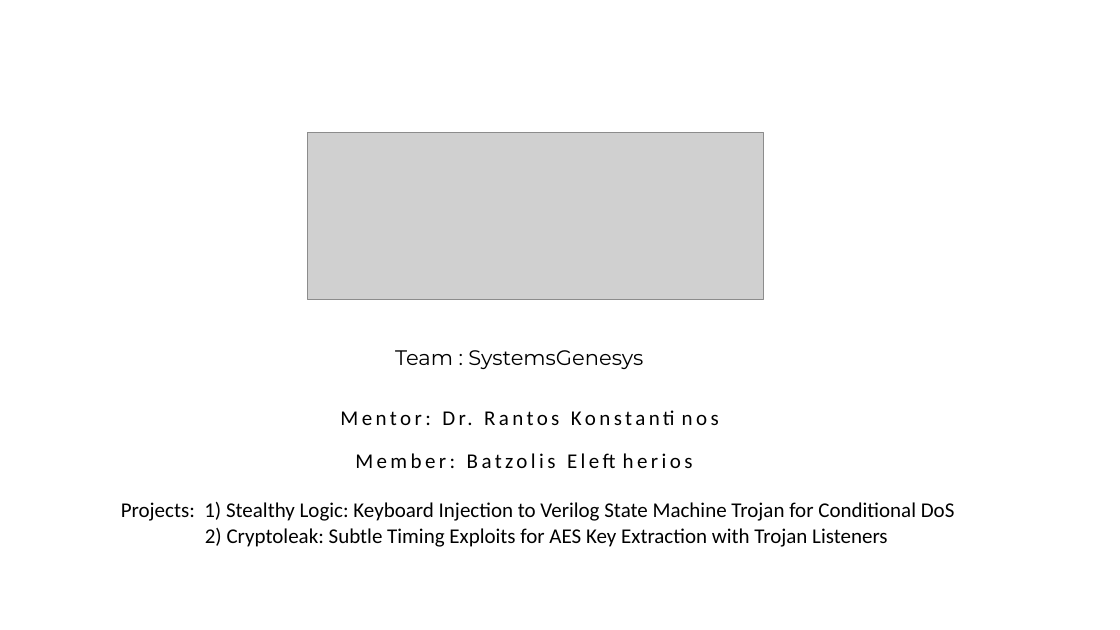
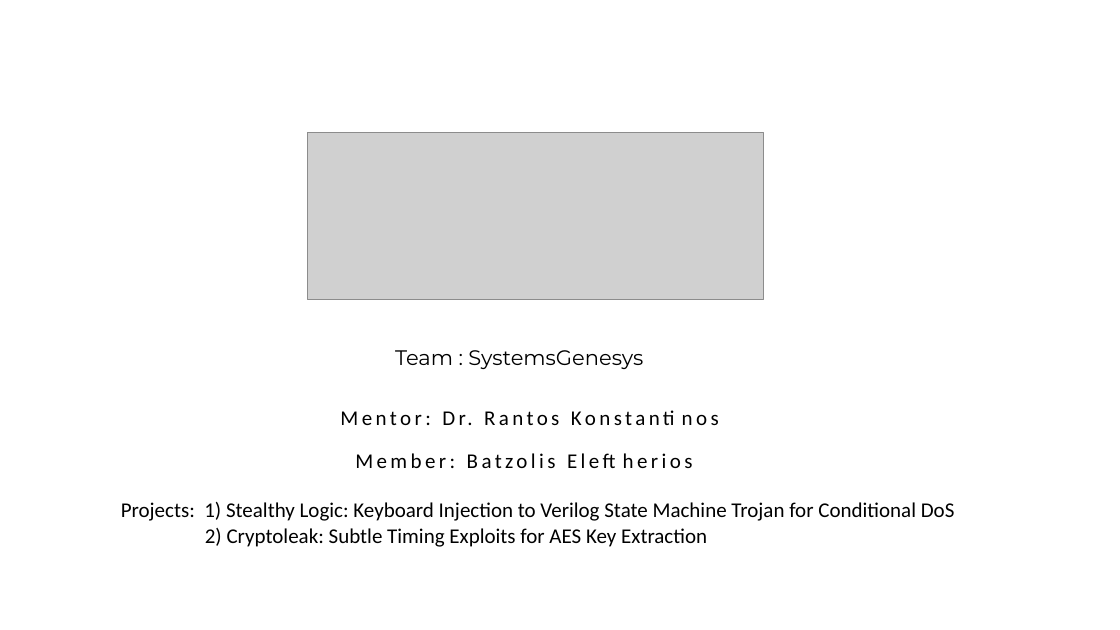
Before and after one commit to Lefteris-B/2024-CSAW, a slide deck: slide 2 of presentations/CSAW_2024_second_stage.pptx. Drawn at 1120x630 pixels with LibreOffice and Linux fonts; fonts in the diff are those of the drawing; grey boxes stand for pictures. Boxes give left, top, right and bottom in pixels: in the first picture for what was removed or moved away, otherwise in the second. Text is boxed around its words. In the diff, an @@ line names an element or a change of style, - is before the commit and + after.

```diff
--- a/presentations/CSAW_2024_second_stage.pptx
+++ b/presentations/CSAW_2024_second_stage.pptx
@@ text at [205,528,707,547]: text changed @@
-2) Cryptoleak: Subtle Timing Exploits for AES Key Extraction with Trojan Listeners
+2) Cryptoleak: Subtle Timing Exploits for AES Key Extraction
```
Also in this commit, not shown: 1 other slide changed, 1 other file.
